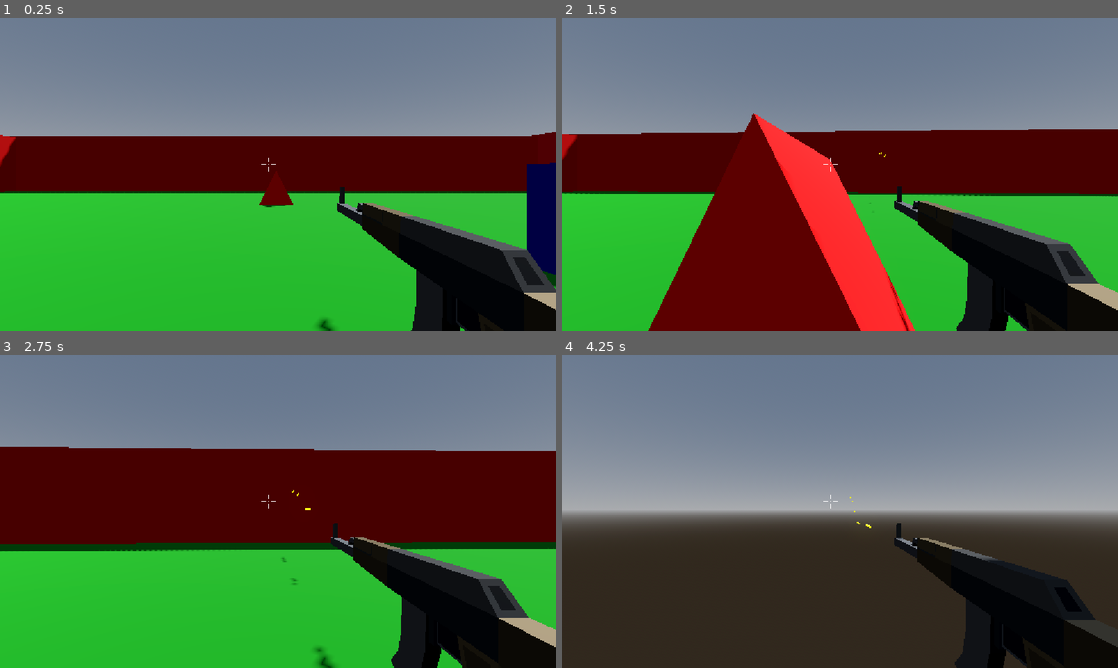
Above: before the commit, frames 1-4 (two rows, left to right).
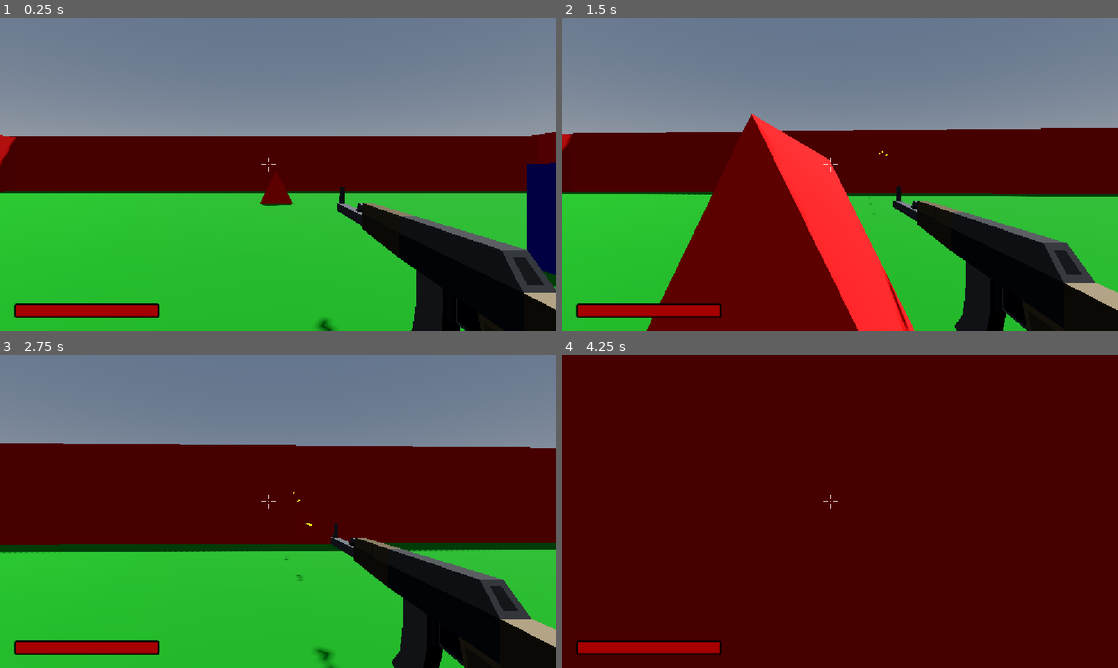
Above: after the commit, the same moments.

Repository: LaMemes10/dreamGame
Game: Godot game, scene res://scenes/world.tscn
Two runs of this game, one before a commit and one after it. Both use one fixed random seed, a clock stepped at 60 frames per second and the inputs below.
Inputs (mouse positions are in pixels of both pictures, inside the frame that each line leads up to):
- Up to frame 1 (0.25 s): no input
- Up to frame 2 (1.5 s): tap Enter (ui_accept) at 0.5, 0.77 s; move the mouse to (867, 174) at 0.52 s; press the mouse at (867, 174) at 0.53 s; hold W (forward) from 0.53 s (still down); move the mouse to (812, 174) at 1.27 s; release the mouse at (812, 174) at 1.28 s; tap Shift (sprint) at 1.35 s
- Up to frame 3 (2.75 s): keep holding W (forward); tap Enter (ui_accept) at 1.52 s; move the mouse to (289, 505) at 2.02 s; press the mouse at (289, 505) at 2.03 s
- Up to frame 4 (4.25 s): keep holding W (forward); move the mouse to (834, 517) at 2.77 s; release the mouse at (834, 517) at 2.78 s; tap Shift (sprint) at 2.85 s; tap Enter (ui_accept) at 3.02, 3.77 s; move the mouse to (878, 514) at 3.52 s; press the mouse at (878, 514) at 3.53 s

The runs differ from the first frame. In frame 1, 1.3% of the frame differs, in the area x 2-53%, y 59-96%; in frame 2, 2.8%; in frame 3, 3.5%; in frame 4, 100%, in the area x 0-100%, y 0-100%.

Commit message:
Added healthbar

Diff:
--- a/Player/player.tscn
+++ b/Player/player.tscn
@@ -8,6 +8,30 @@
 height = 2.2739258
 
 [sub_resource type="CapsuleShape3D" id="CapsuleShape3D_q1lh8"]
+
+[sub_resource type="StyleBoxFlat" id="StyleBoxFlat_k53q1"]
+bg_color = Color(0.6509804, 0, 0, 0)
+border_width_left = 3
+border_width_top = 3
+border_width_right = 3
+border_width_bottom = 3
+border_color = Color(0, 0, 0, 1)
+corner_radius_top_left = 3
+corner_radius_top_right = 3
+corner_radius_bottom_right = 3
+corner_radius_bottom_left = 3
+
+[sub_resource type="StyleBoxFlat" id="StyleBoxFlat_btcbx"]
+bg_color = Color(0.652268, 0, 0, 1)
+border_width_left = 3
+border_width_top = 3
+border_width_right = 3
+border_width_bottom = 3
+border_color = Color(0, 0, 0, 1)
+corner_radius_top_left = 3
+corner_radius_top_right = 3
+corner_radius_bottom_right = 3
+corner_radius_bottom_left = 3
 
 [node name="Player" type="CharacterBody3D" unique_id=1452038489]
 script = ExtResource("1_cyojo")
@@ -36,6 +60,23 @@
 grow_horizontal = 2
 grow_vertical = 2
 mouse_filter = 1
+
+[node name="ProgressBar" type="ProgressBar" parent="Control" unique_id=2130661078]
+layout_mode = 1
+anchors_preset = 2
+anchor_top = 1.0
+anchor_bottom = 1.0
+offset_top = -27.0
+offset_right = 300.0
+offset_bottom = 3.0
+grow_vertical = 0
+offset_transform_enabled = true
+offset_transform_position = Vector2(30, -30)
+theme_override_colors/font_color = Color(0.652268, 0, 0, 1)
+theme_override_styles/background = SubResource("StyleBoxFlat_k53q1")
+theme_override_styles/fill = SubResource("StyleBoxFlat_btcbx")
+step = 1.0
+value = 100.0
 
 [node name="reticle" type="CenterContainer" parent="Control" unique_id=316907651]
 layout_mode = 1
--- a/enemies/enemy.gd
+++ b/enemies/enemy.gd
@@ -3,7 +3,7 @@
 var player = null
 var hp = 100.0
 
-const SPEED = 4.5
+const SPEED = 4.0
 const ATTACK_RANGE = 2.0
 const DAMAGE = 10.0
 
--- a/scenes/world.tscn
+++ b/scenes/world.tscn
@@ -78,6 +78,7 @@
 
 [node name="CSGBox3D3" type="CSGBox3D" parent="NavigationRegion3D" unique_id=1215987815]
 transform = Transform3D(1, 0, 0, 0, 1, 0, 0, 0, 1, 14.883567, 1.2983398, -0.1081543)
+use_collision = true
 size = Vector3(1, 3.5966797, 30.70996)
 material = SubResource("StandardMaterial3D_q1lh8")
 
